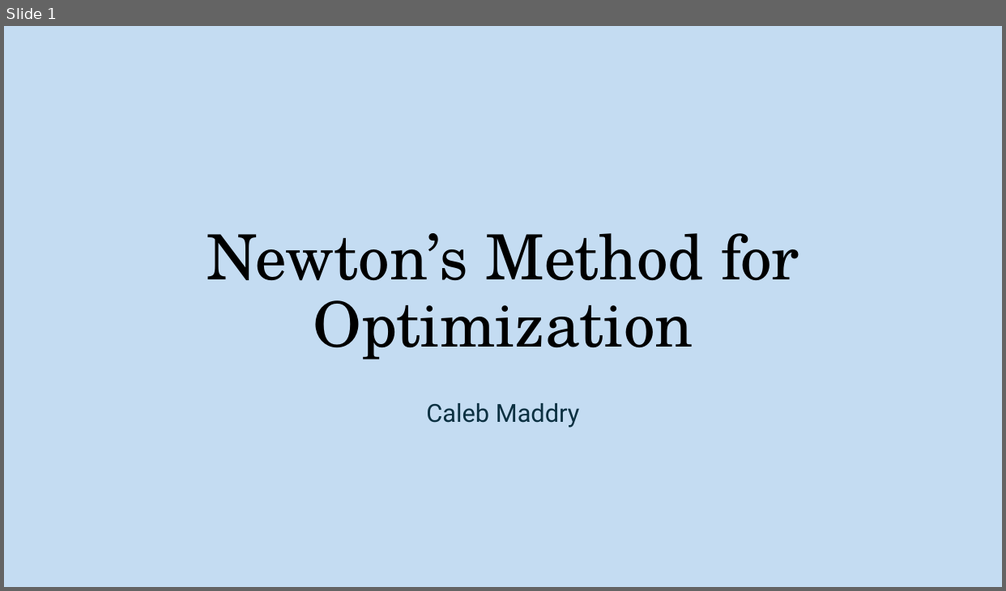
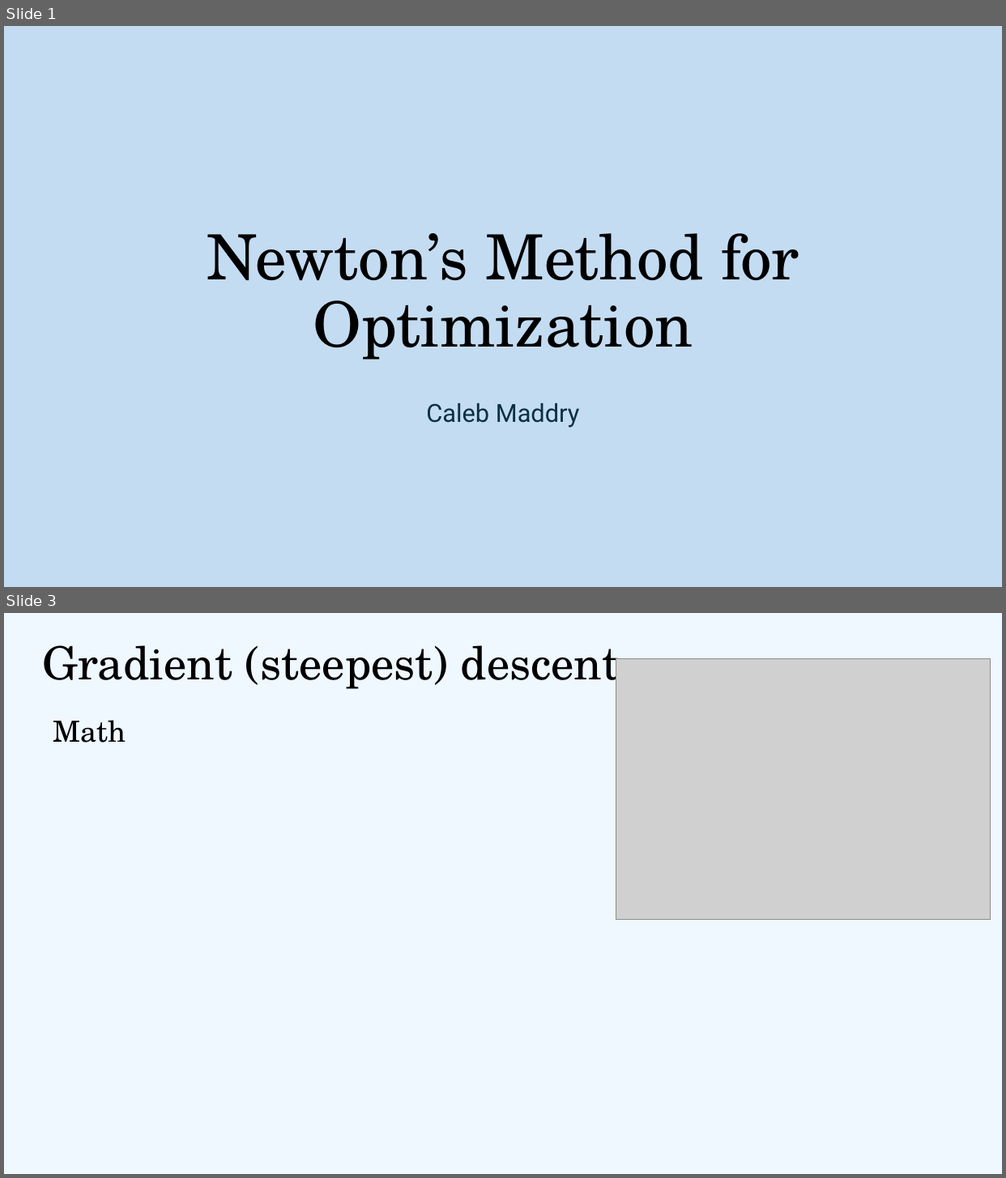
Before and after one commit to cmaddry/APPM-4600, a slide deck: Final Project/Presentation/APPM 4600 Final Presentation.pptx. Shown one above the other, each under a label of ours: slide 1 before the commit, slides 1 and 3 after it; the slides between them are not shown. The pictures are 1006x591 and 1006x1178 pixels, drawn with LibreOffice and Linux fonts; fonts in the diff are those of the drawing; grey boxes stand for pictures. Boxes give left, top, right and bottom in pixels: in the first picture for what was removed or moved away, otherwise in the second. Text is boxed around its words. In the diff, an @@ line names an element or a change of style, - is before the commit and + after.

```diff
--- a/Final Project/Presentation/APPM 4600 Final Presentation.pptx
+++ b/Final Project/Presentation/APPM 4600 Final Presentation.pptx
@@ slide 3 added at (4,613,1002,1174), background #EFF7FF @@
@@ title added at (42,645,620,693), 44 pt, text #000000 @@
+Gradient (steepest) descent
@@ picture added at (616,659,991,920) @@
@@ text added at (53,720,126,743), 28 pt, text #000000 @@
+Math
```
Also in this commit, not shown: 1 other slide added, 1 slide removed, 2 other files.
